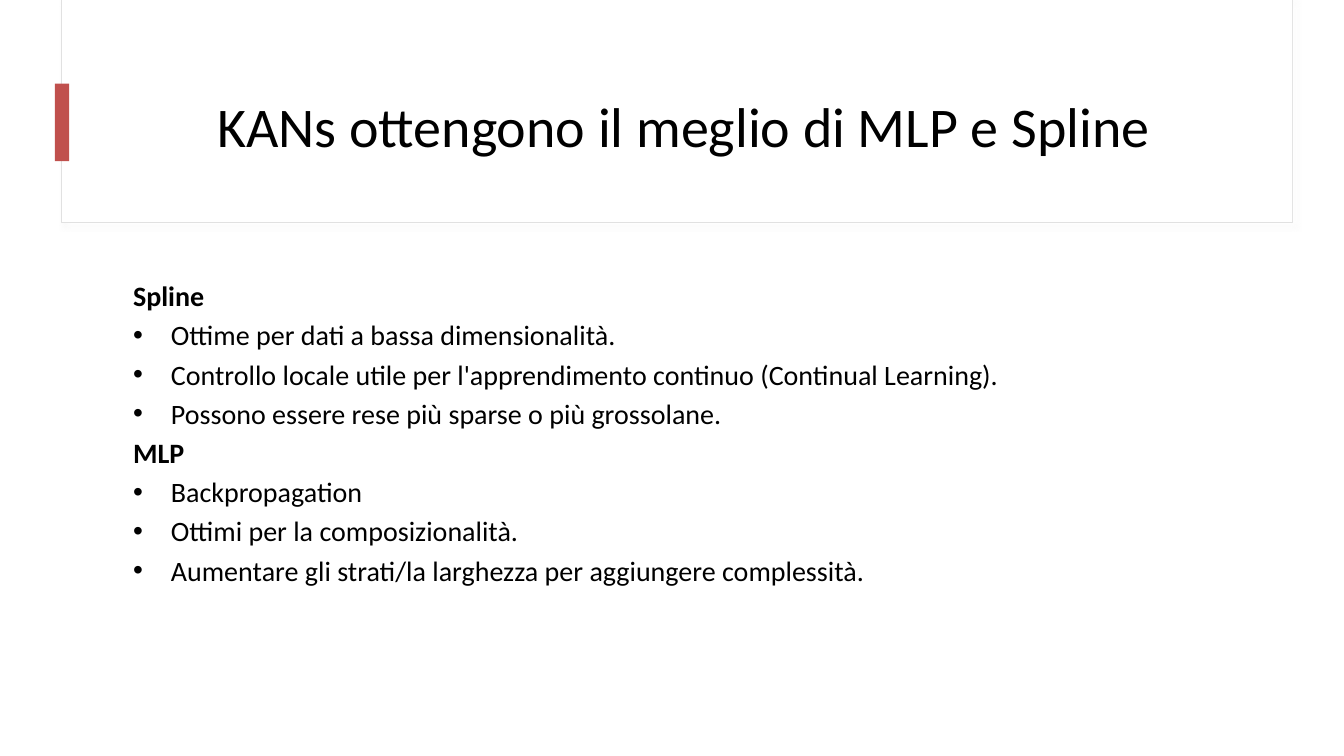
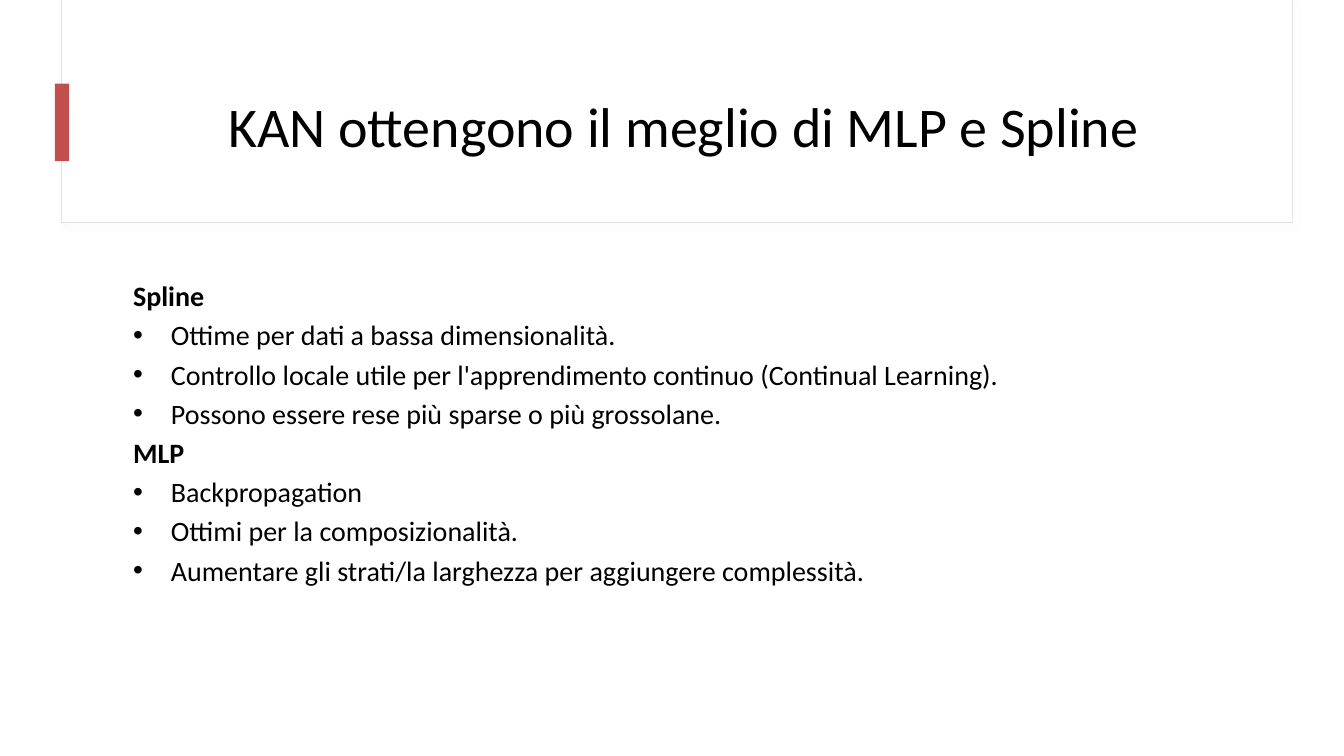
Before and after one commit to mtomas03/Thesis_Paper, a slide deck: slide 13 of Presentation.pptx. Drawn at 1344x756 pixels with LibreOffice and Linux fonts; fonts in the diff are those of the drawing. Boxes give left, top, right and bottom in pixels: in the first picture for what was removed or moved away, otherwise in the second. Text is boxed around its words. In the diff, an @@ line names an element or a change of style, - is before the commit and + after.

Commit message:
Modified Presentation.

```diff
--- a/Presentation.pptx
+++ b/Presentation.pptx
@@ title at [228, 108, 1138, 157]: text changed @@
-KANs ottengono il meglio di MLP e Spline
+KAN ottengono il meglio di MLP e Spline
```
Also in this commit, not shown: 5 other slides changed, 11 slides added, 2 slides removed.
